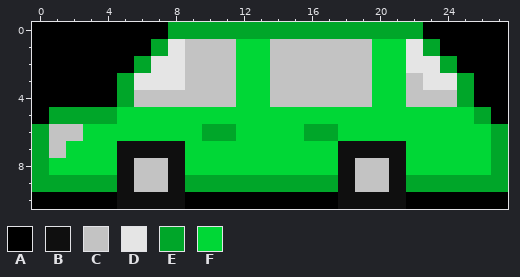
Edited in one commit: pixel-art sprite (Assets/monster/2.png). The picture above was drawn from the file before the commit.
The file is 28x11 pixels.
Palette (. is transparent): A #000000  B #0f0f0f  C #c3c3c3  D #e5e5e5  E #00a629  F #00d736
Pixels before, first column x 0:
 0 AAAAAAAAEEEEEEEEEEEEEEEAAAAA
 1 AAAAAAAEDCCCFFCCCCCCFFDEAAAA
 2 AAAAAAEDDCCCFFCCCCCCFFDDEAAA
 3 AAAAAEDDDCCCFFCCCCCCFFCDDEAA
 4 AAAAAECCCCCCFFCCCCCCFFCCCEAA
 5 AEEEEFFFFFFFFFFFFFFFFFFFFFEA
 6 ECCFFFFFFFEEFFFFEEFFFFFFFFFE
 7 ECFFFBBBBFFFFFFFFFBBBBFFFFFE
 8 EFFFFBCCBFFFFFFFFFBCCBFFFFFE
 9 EEEEEBCCBEEEEEEEEEBCCBEEEEEE
10 AAAAABBBBAAAAAAAAABBBBAAAAAA
After the commit:
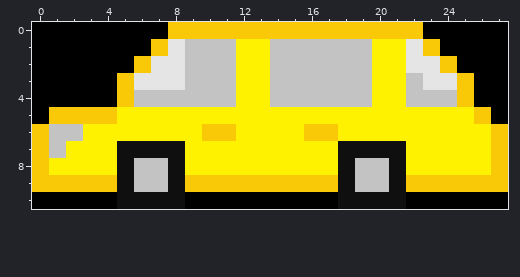
Diff:
colour E: #00a629 -> #f9c806
colour F: #00d736 -> #fff200
Where, in picture pixels (left, top, right, bottom), the same in both pictures:
changed: (32, 22, 508, 192)
